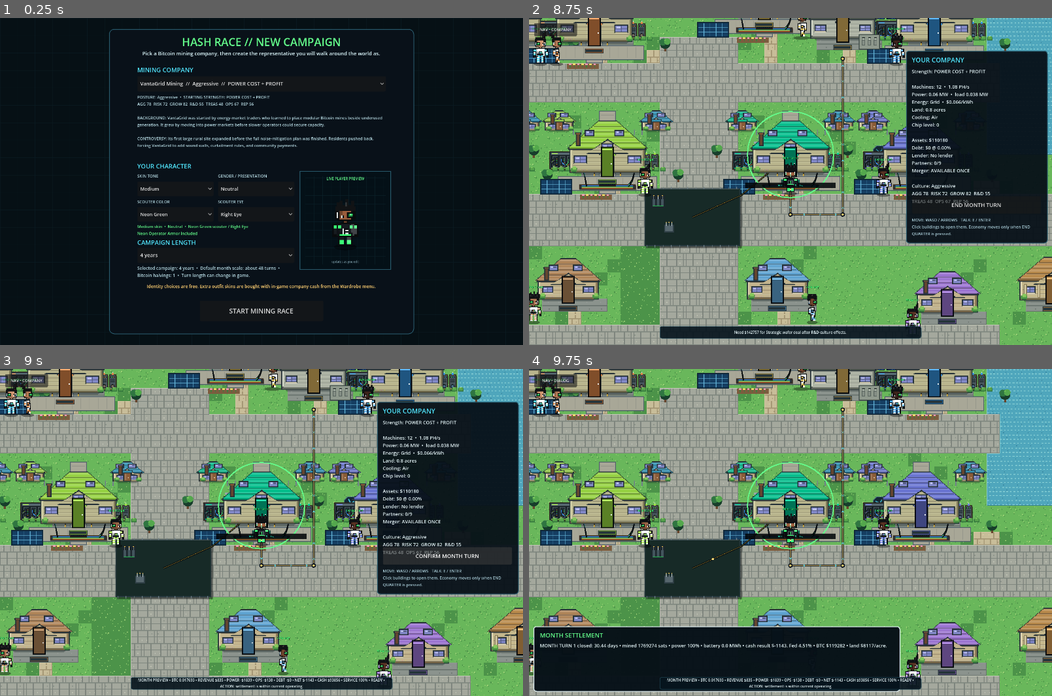
Above: before the commit, frames 1-4 (two rows, left to right).
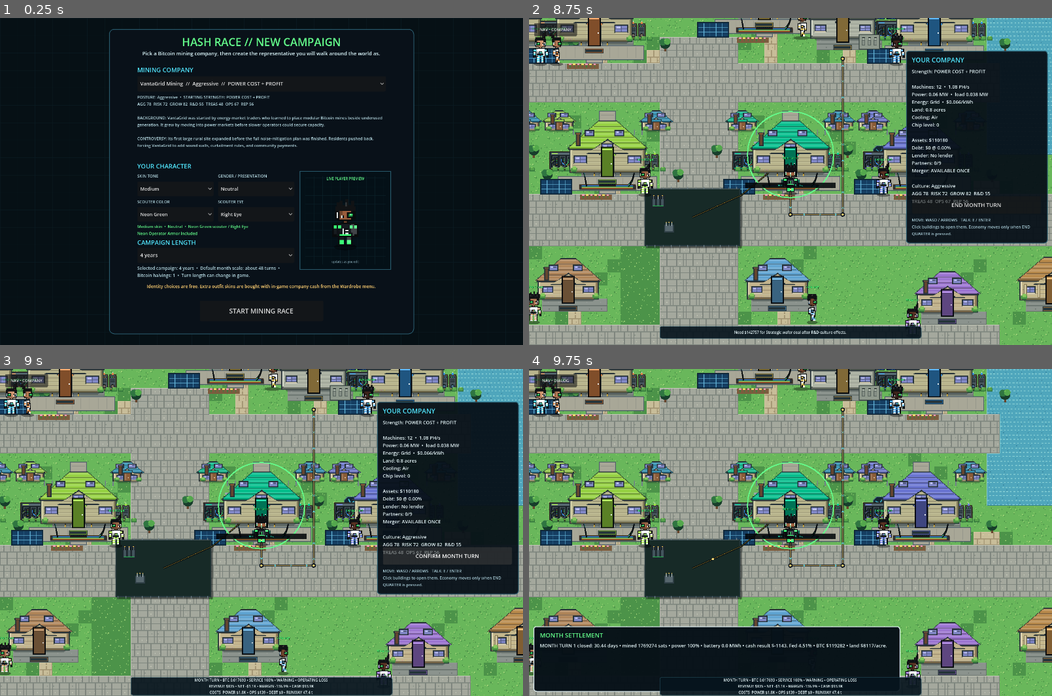
Above: after the commit, the same moments.

Repository: 1freetech/HashRace
Game: Godot game, scene res://scenes/campaign_setup.tscn
Same seed, same stepped clock (60 frames per second), same inputs: the game is played once before the commit and once after it.
Inputs (mouse positions are in pixels of both pictures, inside the frame that each line leads up to):
- Up to frame 1 (0.25 s): no input
- Up to frame 2 (8.75 s): click "START MINING RACE" at 0.5 s; click "NAV • WORLD" at 1.25 s; click "WORLD" at 2 s; tap Enter (ui_accept) at 2.75, 3.02 s; move the mouse to (764, 246) at 2.77 s; hold W 2.78-3.5 s; tap E at 2.85 s; click (764, 246) at 2.92 s; click "TREASURY HOLD" at 3.5 s; click "UPGRADE COOLING" at 4.25 s; click "UPGRADE CHIPS" at 5 s; click "NAV • DIALOG" at 5.75 s; click "MINING OPS" at 6.5 s; click "NAV • MINING OPS" at 7.25 s; click "COMPANY" at 8 s
- Up to frame 3 (9 s): click "END MONTH TURN" at 8.75 s
- Up to frame 4 (9.75 s): click "CONFIRM MONTH TURN" at 9.5 s

Frames 1-2 are identical in both runs. In frame 3, 1.3% of the frame differs, in the area x 25-76%, y 94-100%; in frame 4, 1.2%.

Commit message:
wire v0.102 gameplay layer into live world

Diff:
--- a/Godot/scenes/world.tscn
+++ b/Godot/scenes/world.tscn
@@ -1,7 +1,7 @@
 [gd_scene load_steps=3 format=3]
 
-; Release inheritance compatibility: world_v101.gd -> world_v100.gd -> world_v099.gd -> world_v098.gd -> world_v097.gd -> world_v096.gd -> world_v095.gd -> world_v094.gd -> world_v093.gd -> world_v092.gd -> world_v091.gd -> world_v090.gd -> world_v089.gd -> world_v088.gd -> world_v087.gd -> prior visual/gameplay stack. v0.101 fixes the MW shortfall target to use actual ASIC fleet load.
-[ext_resource path="res://scripts/world_v101.gd" type="Script" id="1_world"]
+; Release inheritance compatibility: world_v102.gd -> world_v101.gd -> world_v100.gd -> world_v099.gd -> prior gameplay stack. v0.102 makes turn confirmation compact, risk-aware, and decision-first.
+[ext_resource path="res://scripts/world_v102.gd" type="Script" id="1_world"]
 [ext_resource path="res://scripts/live_treasury_controls.gd" type="Script" id="2_treasury"]
 
 [node name="HashRaceRPGStrategyWorld" type="Node2D"]
